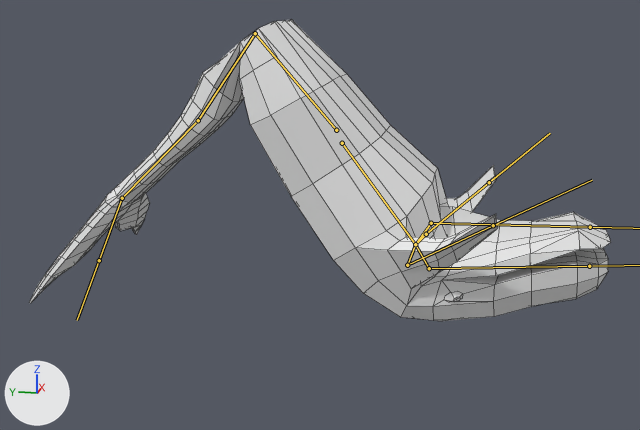
Two versions of the FBX model KRON/Assets/Rendering/Models/NPC/BALENA.fbx, one commit apart.
One viewpoint serves both versions: a 50 mm camera at (-1544.0, -5.0, 299.0) aimed at (86.0, 321.0, -108.0). Arrows for +X, +Y and +Z are at lower left; the lights stay in place. Both versions are drawn at frame 1 of the action 'Baleno|PlaneAction'; the numbers are the values there. The bones that bend it are drawn over the model as lines. Mesh edges are drawn as thin lines.

Names of what the first picture shows: 'Balena'.
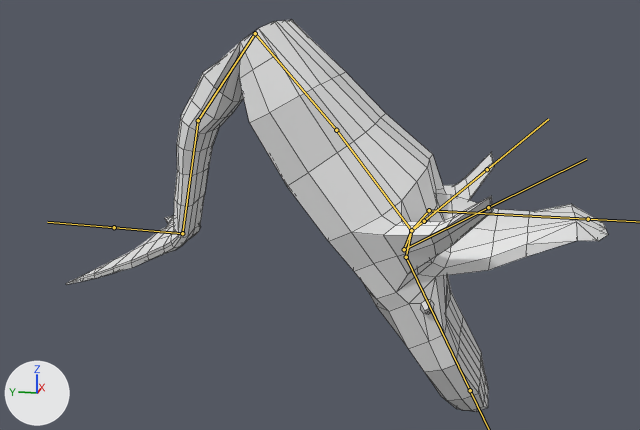
Changed parts and their boxes (x1, y1, x2, y2) in the pictures (640 x 430 px):
'Balena', posed (7% narrower, 30% taller): before (29, 20, 611, 321); after (66, 20, 608, 412)
bone 'Bone', root to tip: before (342, 143) to (415, 244); after (336, 130) to (411, 230)
bone 'Bone.005', root to tip: before (415, 244) to (429, 268); after (411, 230) to (406, 257)
bone 'Bone.006', root to tip: before (429, 268) to (589, 266); after (406, 257) to (470, 390)
bone 'Bone.007', root to tip: before (415, 244) to (431, 223); after (411, 230) to (429, 210)
bone 'Bone.008', root to tip: before (431, 223) to (590, 227); after (429, 210) to (588, 219)
bone 'Bone.003', root to tip: before (198, 120) to (122, 198); after (198, 120) to (182, 233)
bone 'Bone.004', root to tip: before (122, 198) to (99, 260); after (182, 233) to (114, 227)

The edits, one by one:
Bone 'Bone' (bone_bone) moves from (-0.09, 6.12, -1.56) to (-0.13, 5.94, -1.94).
Bone 'Bone' (bone_bone) turns from (53, 0, 0) to (52, 0, 0) degrees about its own x, y and z.
Bone 'Bone.005' (bone_bone_005) turns from (-47, 0, 0) to (-7, 0, 0) degrees about its own x, y and z.
Bone 'Bone.006' (bone_bone_006) turns from (-10, 0, 0) to (19, 0, 0) degrees about its own x, y and z.
Bone 'Bone.007' (bone_bone_007) turns from (-64, 0, 0) to (-58, 0, 0) degrees about its own x, y and z.
Bone 'Bone.008' (bone_bone_008) turns from (5, -1, -1) to (2, -1, -1) degrees about its own x, y and z.
Bone 'Bone.003' (bone_bone_003) turns from (-9, 0, 0) to (27, 0, 0) degrees about its own x, y and z.
Bone 'Bone.004' (bone_bone_004) turns from (21, 0, 0) to (-83, 0, 0) degrees about its own x, y and z.
